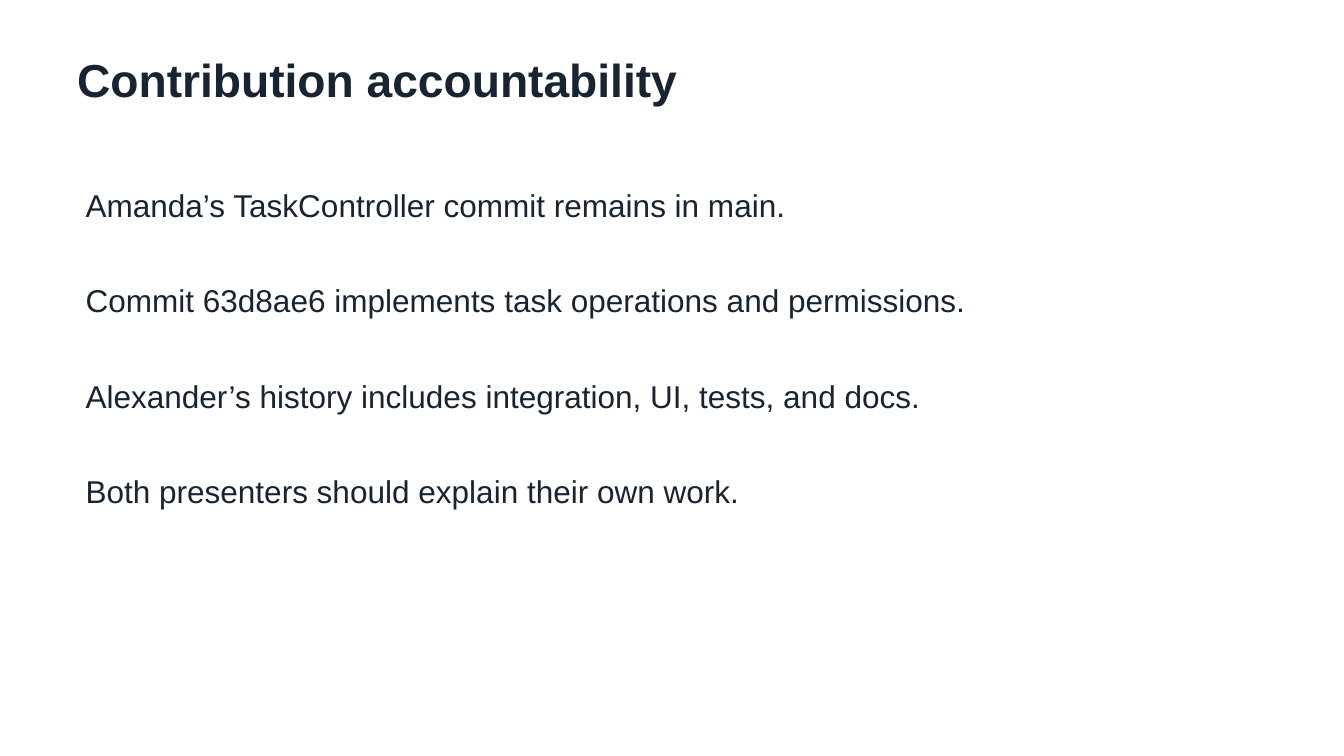
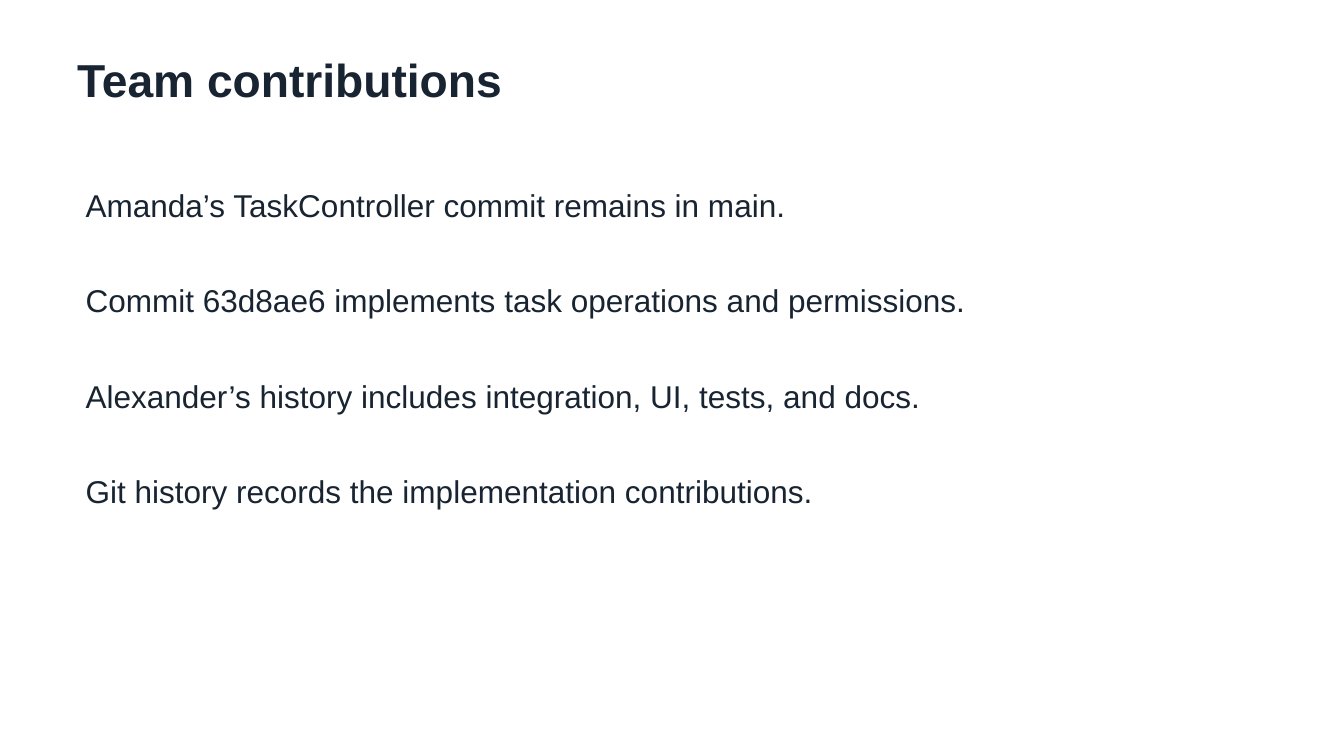
Before and after one commit to alexandergoda/CS341-Project-I-TaskTracker-Alexander-Goda-Amanda-Cabrera, a slide deck: slide 9 of CS341_Project_I_TaskTracker_Alexander_Goda_Amanda_Cabrera/docs/CS341_TaskTracker_Presentation.pptx. Drawn at 1344x756 pixels with LibreOffice and Linux fonts; fonts in the diff are those of the drawing. Boxes give left, top, right and bottom in pixels: in the first picture for what was removed or moved away, otherwise in the second. Text is boxed around its words. In the diff, an @@ line names an element or a change of style, - is before the commit and + after.

```diff
--- a/CS341_Project_I_TaskTracker_Alexander_Goda_Amanda_Cabrera/docs/CS341_TaskTracker_Presentation.pptx
+++ b/CS341_Project_I_TaskTracker_Alexander_Goda_Amanda_Cabrera/docs/CS341_TaskTracker_Presentation.pptx
@@ text at [77,63,502,98]: text changed @@
-Contribution accountability
+Team contributions
@@ text at [86,480,812,509]: text changed @@
-Both presenters should explain their own work.
+Git history records the implementation contributions.
```
Also in this commit, not shown: 1 other slide changed, 1 slide added, 1 slide removed, 9 other files.
